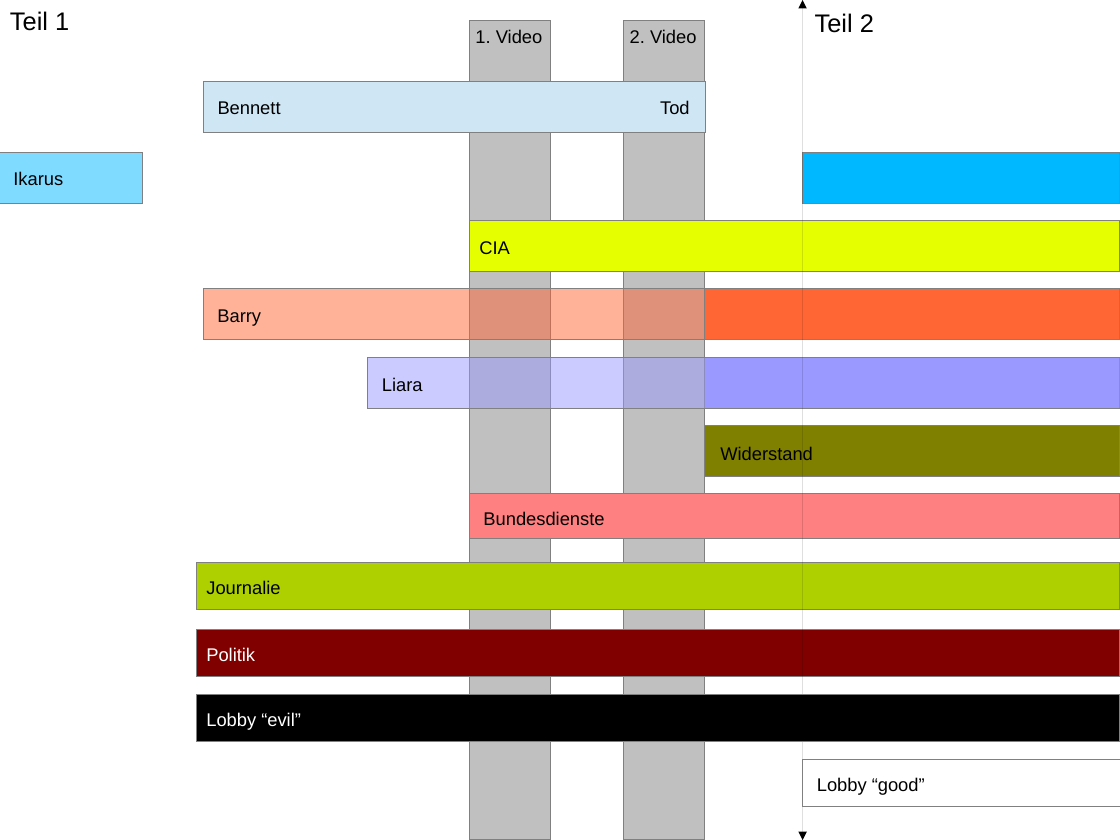
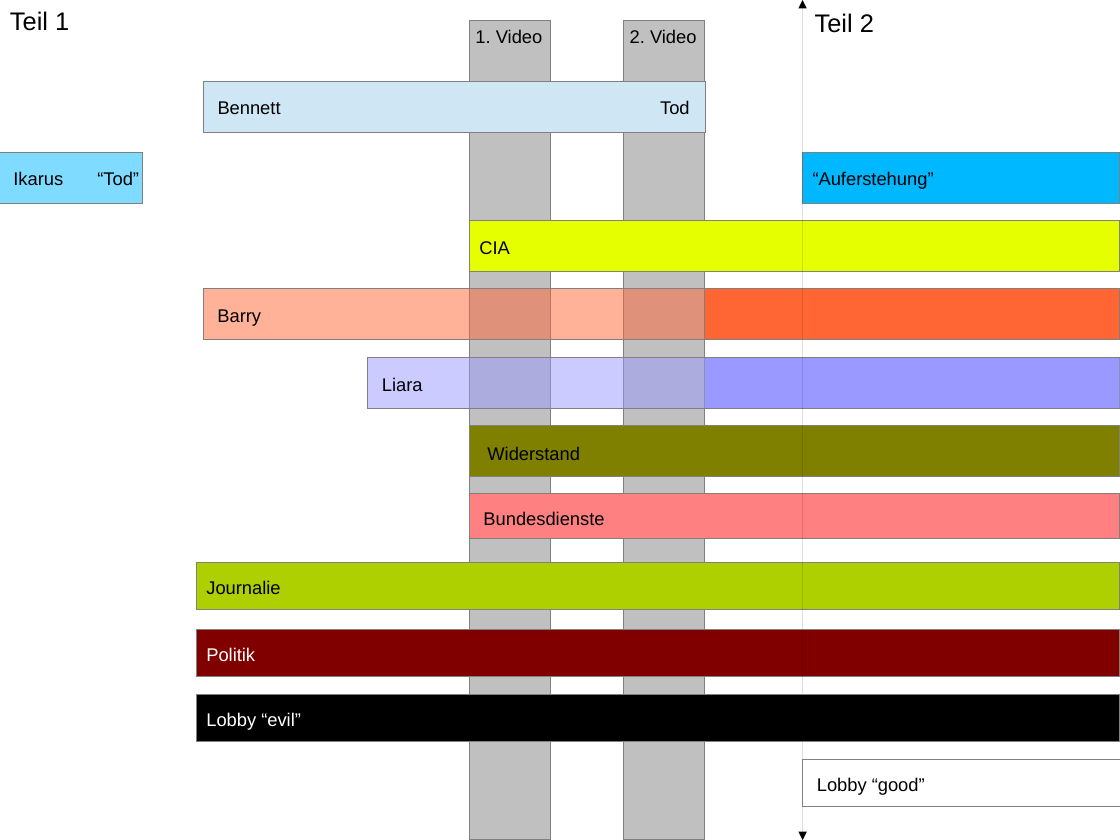
Before and after one commit to Nicone/igie, a slide deck: slide 1 of test.db/timeline_draft.odp. Drawn at 1120x840 pixels with LibreOffice and Linux fonts; fonts in the diff are those of the drawing. Boxes give left, top, right and bottom in pixels: in the first picture for what was removed or moved away, otherwise in the second. Text is boxed around its words. In the diff, an @@ line names an element or a change of style, - is before the commit and + after.

```diff
--- a/test.db/timeline_draft.odp
+++ b/test.db/timeline_draft.odp
@@ text added at (x1=97, y1=171, x2=139, y2=185), 13 pt, text #000000 @@
+“Tod”
@@ text added at (x1=813, y1=171, x2=934, y2=189), 13 pt, text #000000 @@
+“Auferstehung”
@@ rectangle resized from (x1=705, y1=426, x2=1120, y2=477) to (x1=470, y1=426, x2=1120, y2=477) @@
@@ text "Widerstand" moved from (x1=720, y1=446, x2=813, y2=460) to (x1=487, y1=446, x2=580, y2=460) @@
```
Also in this commit, not shown: 3 other files.
